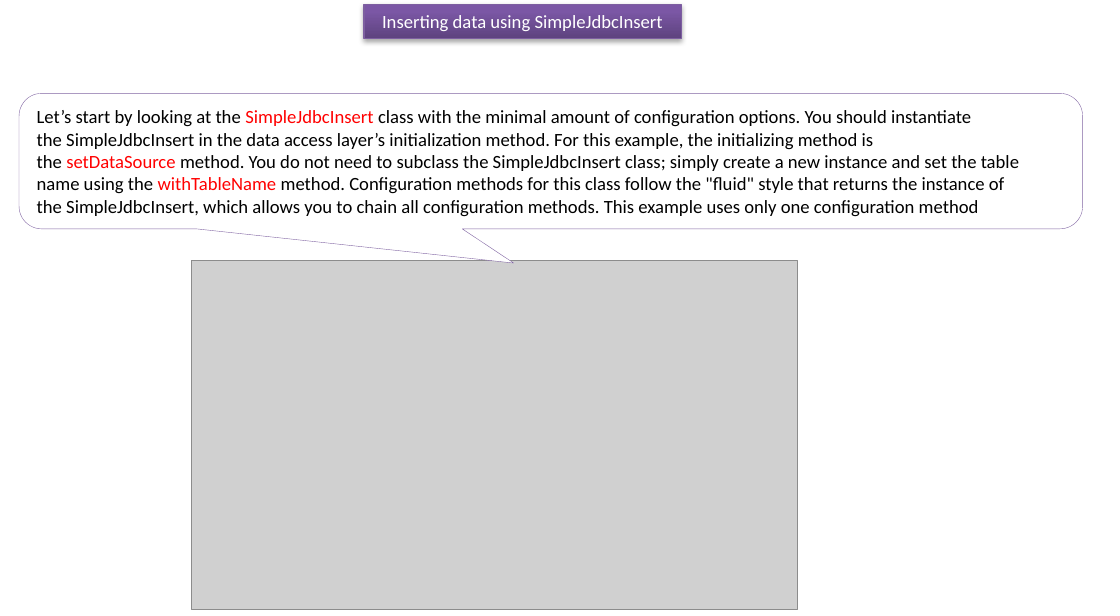
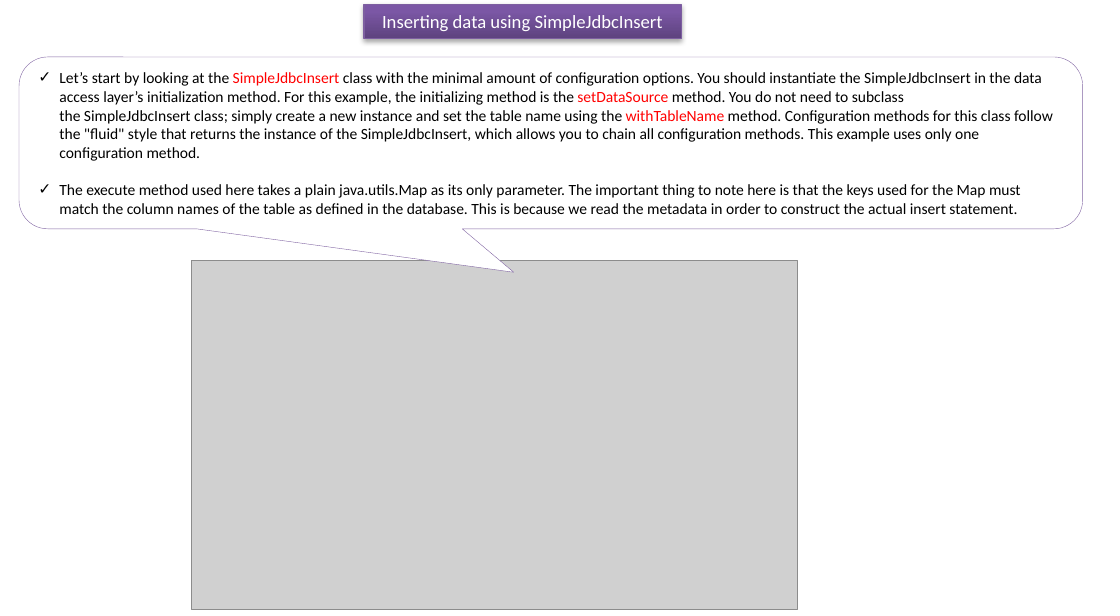
Before and after one commit to ramram43210/javaee, a slide deck: slide 1 of Later/Spring/11_Spring_JDBC_Support/17/Insert_SimpleJdbcInsert.pptx. Drawn at 1120x616 pixels with LibreOffice and Linux fonts; fonts in the diff are those of the drawing; grey boxes stand for pictures. Boxes give left, top, right and bottom in pixels: in the first picture for what was removed or moved away, otherwise in the second. Text is boxed around its words. In the diff, an @@ line names an element or a change of style, - is before the commit and + after.

```diff
--- a/Later/Spring/11_Spring_JDBC_Support/17/Insert_SimpleJdbcInsert.pptx
+++ b/Later/Spring/11_Spring_JDBC_Support/17/Insert_SimpleJdbcInsert.pptx
@@ rounded speech box "Let’s start by looking at ...": place and size @@
-rounded speech box "Let’s start by looking at ..." at [19, 93, 1083, 228]
+rounded speech box "Let’s start by looking at ..." at [19, 57, 1083, 228]
@@ text in rounded speech box at [59, 72, 1053, 214]: text changed; size 12 to 10 pt @@
-Let’s start by looking at the SimpleJdbcInsert class with the minimal amount of configuration options. You should instantiate the SimpleJdbcInsert in the data access layer’s initialization method. For this example, the initializing method is the setDataSource method. You do not need to subclass the SimpleJdbcInsert class; simply create a new instance and set the table name using the withTableName method. Configuration methods for this class follow the "fluid" style that returns the instance of the SimpleJdbcInsert, which allows you to chain all configuration methods. This example uses only one configuration method
+✓ Let’s start by looking at the SimpleJdbcInsert class with the minimal amount of configuration options. You should instantiate the SimpleJdbcInsert in the data access layer’s initialization method. For this example, the initializing method is the setDataSource method. You do not need to subclass the SimpleJdbcInsert class; simply create a new instance and set the table name using the withTableName method. Configuration methods for this class follow the "fluid" style that returns the instance of the SimpleJdbcInsert, which allows you to chain all configuration methods. This example uses only one configuration method.
+✓ The execute method used here takes a plain java.utils.Map as its only parameter. The important thing to note here is that the keys used for the Map must match the column names of the table as defined in the database. This is because we read the metadata in order to construct the actual insert statement.
```
Also in this commit, not shown: 23 other files.
